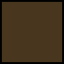
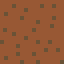
Layers edited between the first and the second w=64, h=64 image:
removed layer "Layer 1" over [0, 0, 64, 64]
painted on "Background" over [0, 0, 64, 64]
